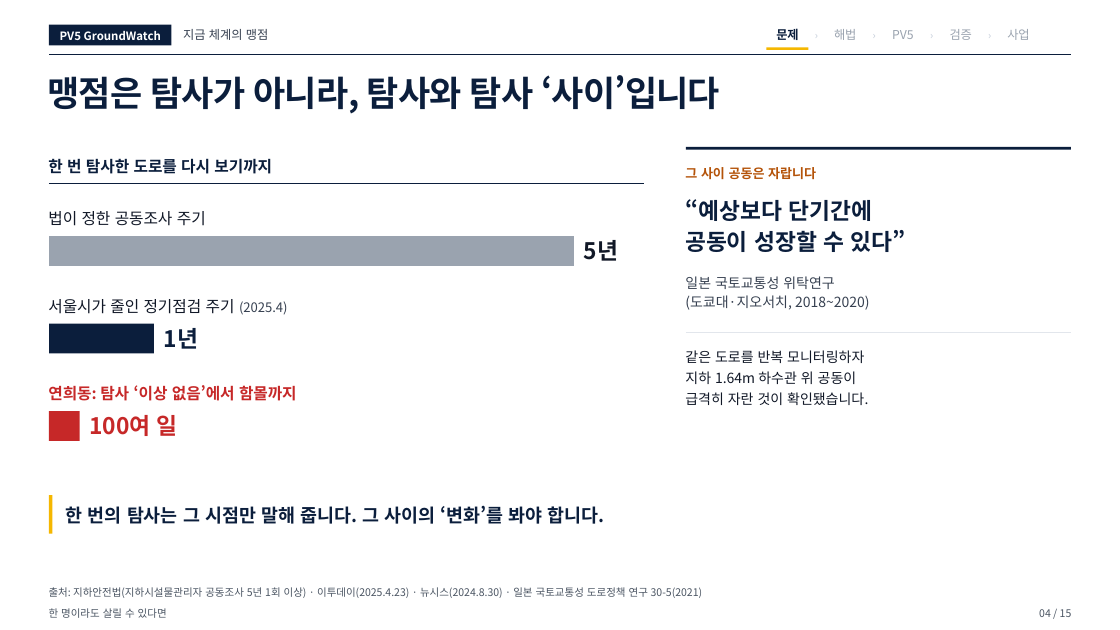
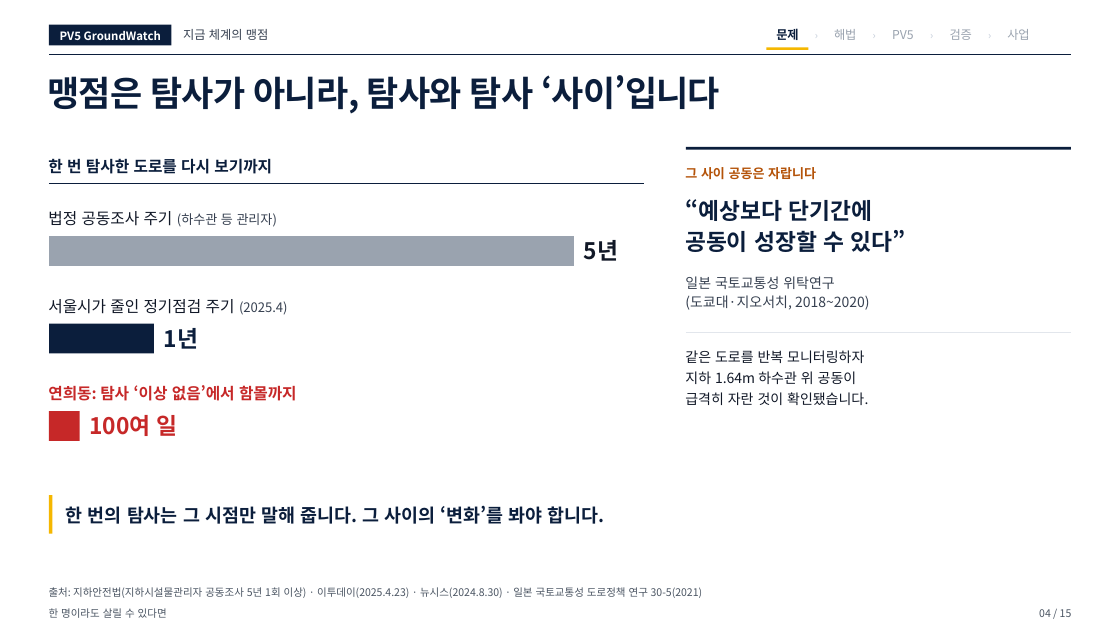
Before and after one commit to woojin-choe/pv5-hose-lab, a slide deck: slide 4 of ppt_all/PV5_GroundWatch_10_22.pptx. Drawn at 1120x630 pixels with LibreOffice and Linux fonts; fonts in the diff are those of the drawing. Boxes give left, top, right and bottom in pixels: in the first picture for what was removed or moved away, otherwise in the second. Text is boxed around its words. In the diff, an @@ line names an element or a change of style, - is before the commit and + after.

```diff
--- a/ppt_all/PV5_GroundWatch_10_22.pptx
+++ b/ppt_all/PV5_GroundWatch_10_22.pptx
@@ text at (x1=48, y1=211, x2=277, y2=227): text changed; size 13.5 to 11.2 pt; text colour #111827 to #374151 @@
-법이 정한 공동조사 주기
+법정 공동조사 주기 (하수관 등 관리자)
```
Also in this commit, not shown: 9 other slides changed, 29 other files.
